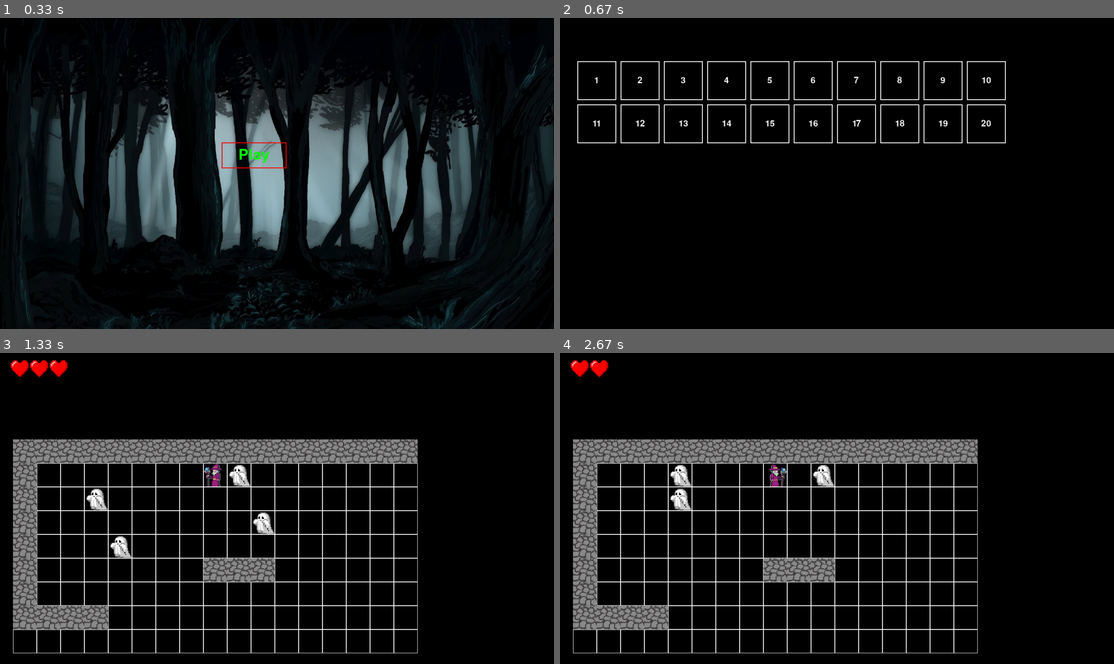
Above: before the commit, frames 1-4 (two rows, left to right).
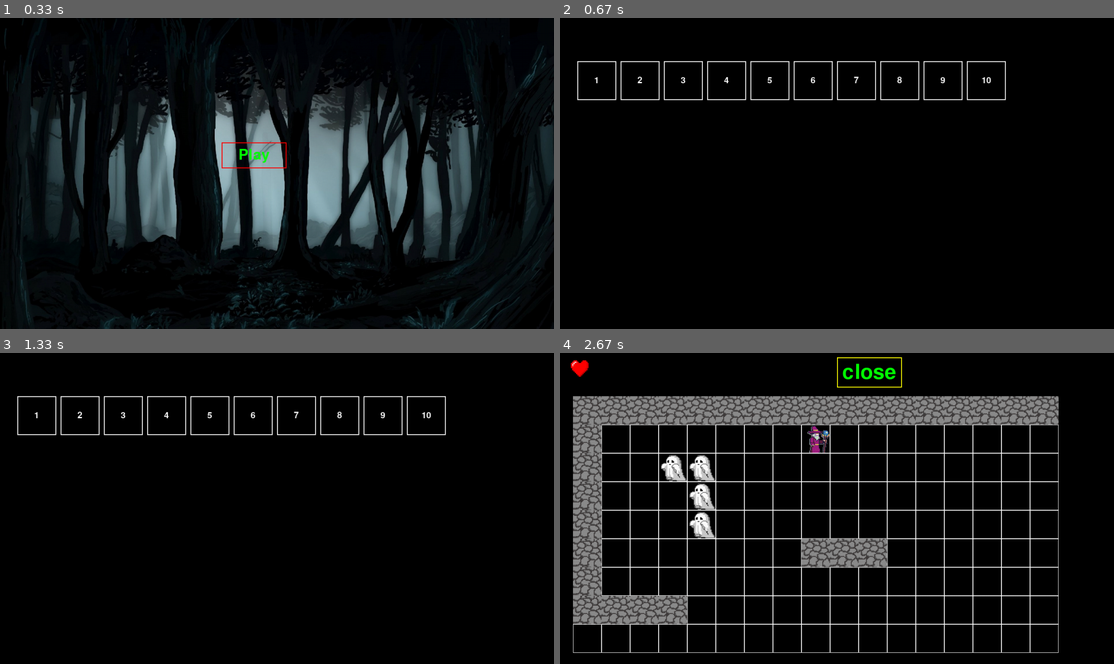
Above: after the commit, the same moments.

Repository: stepanshustov/pygame_shustov
Game: pygame game, started from main.py
Same seed, same stepped clock (60 frames per second), same inputs: the game is played once before the commit and once after it.
Inputs (mouse positions are in pixels of both pictures, inside the frame that each line leads up to):
- Up to frame 1 (0.33 s): no input
- Up to frame 2 (0.67 s): click "Play" at 0.38 s
- Up to frame 3 (1.33 s): click "1" at 0.72 s; click (310, 371) at 1.05 s, where only the run after the commit has a clickable "close"
- Up to frame 4 (2.67 s): click (598, 415) at 1.55 s, where only the run after the commit has a clickable "1"; hold Right 1.83-2.3 s; hold Up 2.33-2.63 s

Frame 1 is identical in both runs. In frame 2, 1.4% of the frame differs, in the area x 3-81%, y 27-41%; in frame 3, 17%; in frame 4, 29%, in the area x 2-90%, y 1-97%.

Commit message:
релиз 1

Diff:
--- a/addution.py
+++ b/addution.py
@@ -2,7 +2,7 @@
 import os
 
 LEFT = 30
-TOP = 200
+TOP = 100
 
 
 def load_level(filename):
--- a/data/map1.map
+++ b/data/map1.map
@@ -1,9 +1,9 @@
 #################
 #.......@p.....
-#..p............
-#.........p.....
-#...p...........
-#.......###.....
+#..pp..p.......
+#..............
+#..p...........
+#..p....###.....
 #...............
 ####
 .....
--- a/main.py
+++ b/main.py
@@ -127,6 +127,8 @@
     orig_fon = load_image('fon.jpg')
     game_over_image = load_image('game_over.jpg')
     game_over_fon = game_over_image
+    win_image = load_image('win.png')
+    win_fon = win_image
     fon = pygame.transform.scale(orig_fon, (width, height))  # задний фон игры
     while running:
         cnt_an = min(30, cnt_an + 1)
@@ -146,6 +148,27 @@
                 fon = pygame.transform.scale(orig_fon, (width, height))
                 screen = pygame.display.set_mode(size, pygame.RESIZABLE)
 
+            if event.type == pygame.MOUSEBUTTONDOWN:
+                for i in range(len(buttons)):
+                    if buttons[i].check_click(*event.pos):
+                        if buttons[i].name == "close":
+                            state = "select_level"
+                            buttons = []
+                            all_sprites = MySpritesGroup()
+                            cnt = 0
+                            for row in range(height // 100):
+                                if cnt > 10:
+                                    break
+                                for col in range(width // 100):
+                                    cnt += 1
+                                    if cnt > 10:
+                                        break
+                                    buttons.append(Button(f'level:{cnt}',
+                                                          col * 100 + 40, (row + 1) * 100,
+                                                          90, 90,
+                                                          '#ffffff', f"{cnt}",
+                                                          "#ffffff", 30))
+
             if state == "start_window":
 
                 if event.type == pygame.MOUSEBUTTONDOWN:
@@ -156,9 +179,13 @@
                                 buttons = []
                                 all_sprites = MySpritesGroup()
                                 cnt = 0
-                                for row in range(2):
-                                    for col in range(10):
+                                for row in range(height // 100):
+                                    if cnt > 10:
+                                        break
+                                    for col in range(width // 100):
                                         cnt += 1
+                                        if cnt > 10:
+                                            break
                                         buttons.append(Button(f'level:{cnt}',
                                                               col * 100 + 40, (row + 1) * 100,
                                                               90, 90,
@@ -182,6 +209,10 @@
                                     player, x_pos, y_pos = gen_lev()
                                     health = Health(3)
                                     state = "level_go"
+                                    buttons = []
+                                    buttons.append(
+                                        Button("close", width * 0.5, 10, 150, 70, text="close", color_rect="yellow",
+                                               sh=70))
                                 except Exception as ex:
                                     print("file not find or error:\n", ex)
 
@@ -226,9 +257,15 @@
                             for el in all_sprites:
                                 el.kill()
                             all_sprites = MySpritesGroup()
+                            win_rect = win_image.get_rect()
+                            mn = min(height / win_rect.h, width / win_rect.w) - 0.1
+                            win_fon = pygame.transform.scale(win_image,
+                                                             (a := int(win_rect.w * mn),
+                                                              b := int(win_rect.h * mn)))
                             buttons = []
                             buttons.append(
-                                Button("close", a // 2.5, b + 200, 300, 120, text="close", color_rect="blue", sh=100))
+                                Button("close", a // 2.5, b + 100, 300, 120, text="close", color_rect="blue", sh=100))
+                            break
 
                 if event.type == pygame.VIDEORESIZE:  # изменение размеров окна и размеров всех объектов
                     player, x_pos, y_pos = gen_lev(v_)
@@ -246,6 +283,22 @@
                             player, x_pos, y_pos = gen_lev(v_)
                             if player == "win":
                                 state = "win"
+                                health.delete()
+                                for el in all_sprites:
+                                    el.kill()
+                                all_sprites = MySpritesGroup()
+                                win_rect = win_image.get_rect()
+                                mn = min(height / win_rect.h, width / win_rect.w) - 0.1
+
+                                win_fon = pygame.transform.scale(win_image,
+                                                                 (a := int(win_rect.w * mn),
+                                                                  b := int(win_rect.h * mn)))
+                                buttons = []
+                                buttons.append(
+                                    Button("close", a // 2.5, b + 100, 300, 120, text="close", color_rect="blue",
+                                           sh=100))
+                                break
+
                             player.cnt = 0
                             player.state = "attack"
                             cnt_an = 0
@@ -267,6 +320,21 @@
                                 player, x_pos, y_pos = gen_lev(v_)
                                 if player == "win":
                                     state = "win"
+                                    health.delete()
+                                    for el in all_sprites:
+                                        el.kill()
+                                    all_sprites = MySpritesGroup()
+                                    win_rect = win_image.get_rect()
+                                    mn = min(height / win_rect.h, width / win_rect.w) - 0.1
+
+                                    win_fon = pygame.transform.scale(win_image,
+                                                                     (a := int(win_rect.w * mn),
+                                                                      b := int(win_rect.h * mn)))
+                                    buttons = []
+                                    buttons.append(
+                                        Button("close", a // 2.5, b + 100, 300, 120, text="close", color_rect="blue",
+                                               sh=100))
+                                    break
 
             if state == "died":
                 if event.type == pygame.VIDEORESIZE:  # изменение размеров окна и размеров всех объектов
@@ -289,7 +357,10 @@
                         pygame.draw.rect(screen, 'white',
                                          (LEFT + j * cell_size, TOP + k * cell_size, cell_size, cell_size), 1)
         if state == "died":
-            screen.blit(game_over_fon, (20, 100))
+            screen.blit(game_over_fon, (50, 50))
+        if state == "win":
+            screen.blit(win_fon, (20, 100))
+
         draw_buttons(buttons, screen)  # отрисовка всех кнопок
 
         pygame.display.flip()
Binary file added: data/win.png
